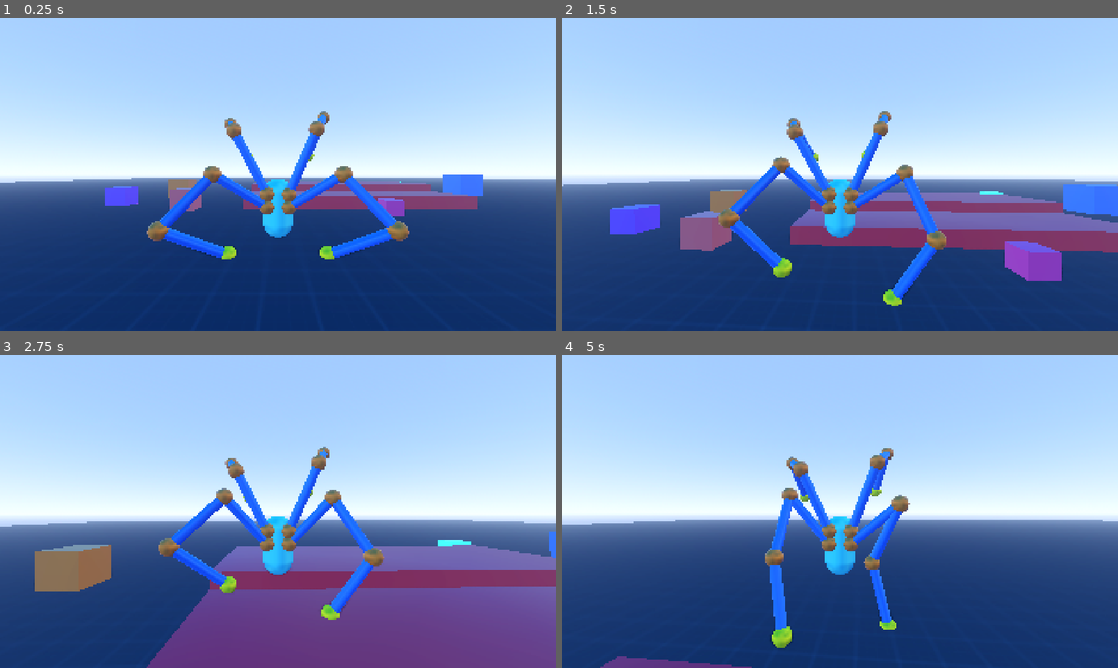
Above: before the commit, frames 1-4 (two rows, left to right).
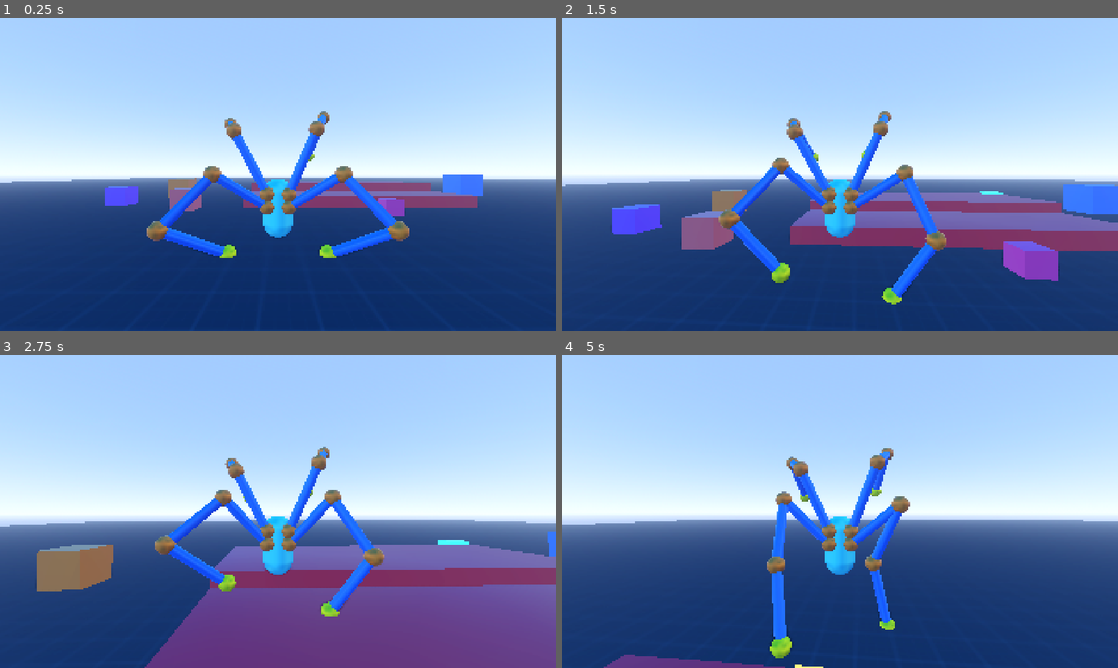
Above: after the commit, the same moments.

Repository: lliamsymonds04/doc-oc
Game: Godot game, scene res://main.tscn
The game is run twice, just before and just after one commit, with the same random seed, the same clock (stepped at 60 frames per second) and the same inputs.
Inputs (mouse positions are in pixels of both pictures, inside the frame that each line leads up to):
- Up to frame 1 (0.25 s): no input
- Up to frame 2 (1.5 s): move the mouse to (867, 174) at 0.52 s; hold W (forward) from 0.53 s (still down); tap Space (jump) at 0.6, 0.77, 1.07, 1.35 s; move the mouse to (812, 174) at 1.27 s
- Up to frame 3 (2.75 s): keep holding W (forward); tap Space (jump) at 1.52, 1.82, 2.1 s; move the mouse to (289, 505) at 2.02 s
- Up to frame 4 (5 s): keep holding W (forward); move the mouse to (834, 517) at 2.77 s; tap Space (jump) at 2.85, 3.02, 3.32, 3.6, 3.77, 4.07, 4.35, 4.52, 4.82 s; move the mouse to (878, 514) at 3.52 s; move the mouse to (795, 508) at 4.27 s

The runs differ from the first frame. In frame 1, 0.4% of the frame differs, in the area x 2-86%, y 43-78%; in frame 2, 1.1%; in frame 3, 1.4%; in frame 4, 1.5%, in the area x 5-98%, y 32-100%.

Commit message:
feat: player state enum

Diff:
--- a/project.godot
+++ b/project.godot
@@ -54,6 +54,7 @@
 
 3d/physics_engine="Jolt Physics"
 3d/default_gravity=20.0
+common/physics_interpolation=true
 
 [rendering]
 
--- a/systems/inverse_kinematics/arm_mount.gd
+++ b/systems/inverse_kinematics/arm_mount.gd
@@ -87,6 +87,13 @@
 		return INF
 	return (step_target - arm.anchor.global_position).length()
 
+func get_wall_hit_pos() -> Variant:
+	var wall_target_pos := wall_target.global_position
+	var cast_dir := -global_transform.basis.z
+	var hit = get_surface_hit(wall_target_pos, cast_dir, raycast_config.wall_raycast_distance)
+
+	return hit
+
 func get_surface_hit(from: Vector3, direction: Vector3, distance: float) -> Variant:
 	var space := get_world_3d().direct_space_state
 	var ray_origin = from - direction * distance
--- a/systems/player/player_controller.gd
+++ b/systems/player/player_controller.gd
@@ -17,6 +17,9 @@
 @onready var spring_arm: SpringArm3D = $SpringArm3D
 @onready var arms: Array[BasicArm] = []
 
+enum PlayerState { GROUNDED, WALL_CLIMB }
+var state: PlayerState = PlayerState.GROUNDED
+
 var body_y_offset = (min_y_offset + max_y_offset)/2.0
 
 func _ready() -> void:
@@ -25,42 +28,43 @@
 		var arm = mount.init()
 		arms.append(arm)
 
+func _set_state(new_state: PlayerState) -> void:
+	if new_state == self.state:
+		return
+	state = new_state
+
 func _physics_process(dt: float) -> void:
-	# Transfer the camera's horizontal rotation to the player. The spring arm is
-	# a child of the player, so clear its local yaw afterward to avoid compounding
-	# the rotation every frame. Its pitch remains independent for camera aiming.
-	rotation.y = spring_arm.global_rotation.y
-	spring_arm.rotation.y = 0.0
-
-	# Add the gravity.
-	if not is_on_floor():
-		velocity += get_gravity() * dt
-
-	# Handle jump.
-	if Input.is_action_just_pressed("jump") and is_on_floor():
-		velocity.y = jump_velocity
-
-	# Get the input direction and handle the movement/deceleration.
 	var input_dir := Input.get_vector("left", "right", "forward", "back")
 
-	# rotation.y is in radians, and sin()/cos() expect radians.
-	var cam_yaw := rotation.y
-	var forward := Vector3(-sin(cam_yaw), 0, -cos(cam_yaw))
-	var right := Vector3(cos(cam_yaw), 0, -sin(cam_yaw))
+	if state == PlayerState.GROUNDED:
+		rotation.y = spring_arm.global_rotation.y
+		spring_arm.rotation.y = 0.0
 
-	# input_dir.y is -1 when pressing forward (W), so negate it to move along
-	# the camera's forward vector. Normalizing keeps diagonal speed consistent.
-	var direction := forward * -input_dir.y + right * input_dir.x
-	if direction.length_squared() > 0.0:
-		direction = direction.normalized()
-		velocity.x = direction.x * speed
-		velocity.z = direction.z * speed
-	else:
-		velocity.x = move_toward(velocity.x, 0, speed * dt)
-		velocity.z = move_toward(velocity.z, 0, speed * dt)
+		# Add the gravity.
+		if not is_on_floor():
+			velocity += get_gravity() * dt
 
-	_update_body_y_offset(dt)
-	_update_arms(dt)
+
+		var cam_yaw := rotation.y
+		var forward := Vector3(-sin(cam_yaw), 0, -cos(cam_yaw))
+		var right := Vector3(cos(cam_yaw), 0, -sin(cam_yaw))
+
+		# input_dir.y is -1 when pressing forward (W), so negate it to move along
+		# the camera's forward vector. Normalizing keeps diagonal speed consistent.
+		var direction := forward * -input_dir.y + right * input_dir.x
+		if direction.length_squared() > 0.0:
+			direction = direction.normalized()
+			velocity.x = direction.x * speed
+			velocity.z = direction.z * speed
+		else:
+			velocity.x = move_toward(velocity.x, 0, speed * dt)
+			velocity.z = move_toward(velocity.z, 0, speed * dt)
+
+		_update_body_y_offset(dt)
+		_update_arms(dt)
+	elif state == PlayerState.WALL_CLIMB:
+		velocity = Vector3.ZERO
+
 
 	move_and_slide()
 
@@ -83,9 +87,7 @@
 
 		# wall raycasts
 		if mount.wall_target != null and mount.arm.is_stepping == false:
-			var wall_target_pos := mount.wall_target.global_position
-			var cast_dir := -global_transform.basis.z
-			var hit = mount.get_surface_hit(wall_target_pos, cast_dir, mount.raycast_config.wall_raycast_distance)
+			var hit = mount.get_wall_hit_pos()
 
 			if hit != null:
 				wall_detection_count += 1
@@ -94,7 +96,7 @@
 		best_arm.start_step(best_arm_hit_pos)
 
 	if wall_detection_count > 1:
-		print("wall time")
+		_set_state(PlayerState.WALL_CLIMB)
 
 func _calculate_average_target_y() -> Variant:
 	var total_y = 0
